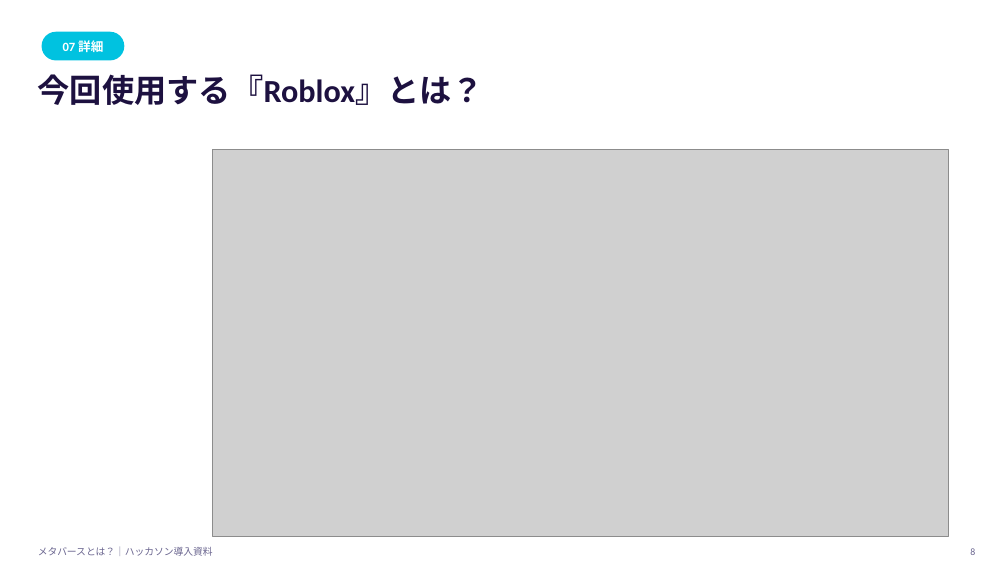
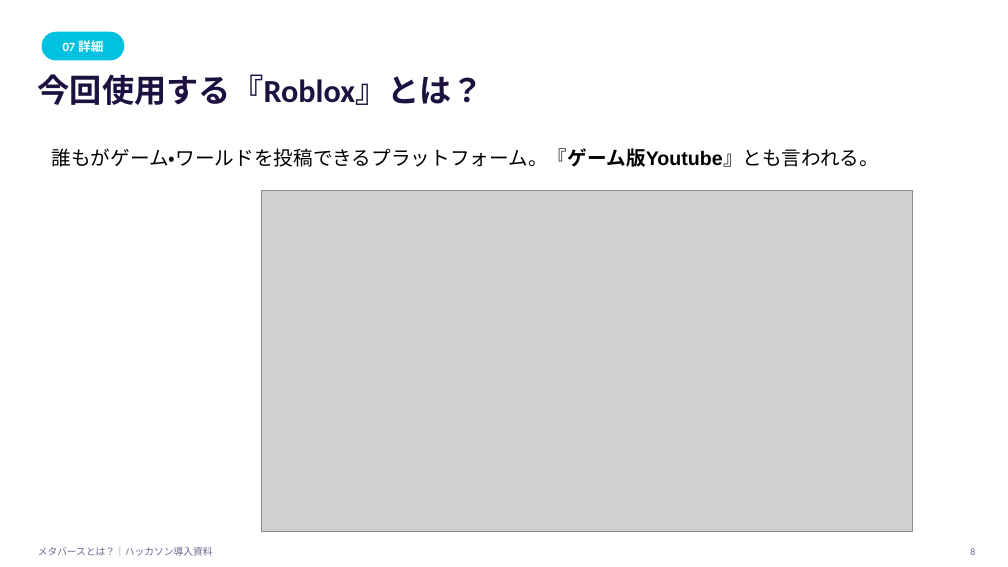
Before and after one commit to hakobunet/iica-koyama, a slide deck: slide 8 of docs/夏季メタバース集中講義/メタバースについて講義/スライド/メタバースとは？_夏季メタバース集中講義20260727.pptx. Drawn at 1008x567 pixels with LibreOffice and Linux fonts; fonts in the diff are those of the drawing; grey boxes stand for pictures. Boxes give left, top, right and bottom in pixels: in the first picture for what was removed or moved away, otherwise in the second. Text is boxed around its words. In the diff, an @@ line names an element or a change of style, - is before the commit and + after.

```diff
--- a/docs/夏季メタバース集中講義/メタバースについて講義/スライド/メタバースとは？_夏季メタバース集中講義20260727.pptx
+++ b/docs/夏季メタバース集中講義/メタバースについて講義/スライド/メタバースとは？_夏季メタバース集中講義20260727.pptx
@@ text added at <box>52,148,879,167</box>, 14 pt, text #000000 @@
+誰もがゲーム・ワールドを投稿できるプラットフォーム。『ゲーム版Youtube』とも言われる。
@@ picture: place and size @@
-picture at <box>213,150,949,536</box>
+picture at <box>262,191,912,532</box>
```
Also in this commit, not shown: 1 other slide changed, 34 other files.
